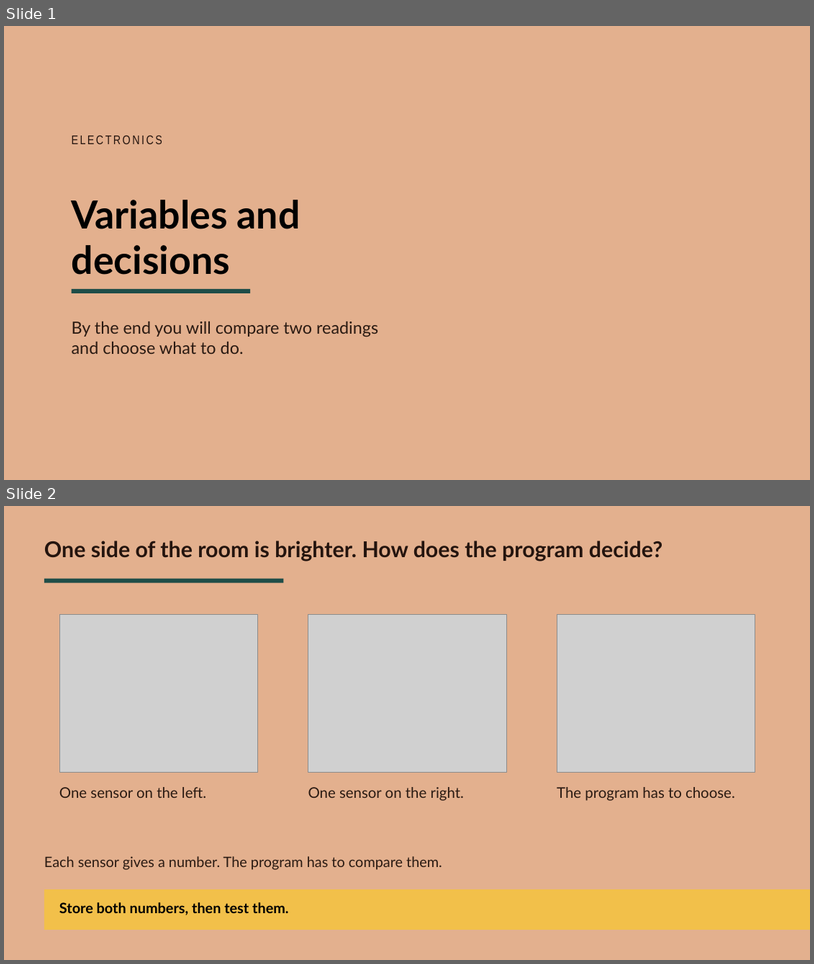
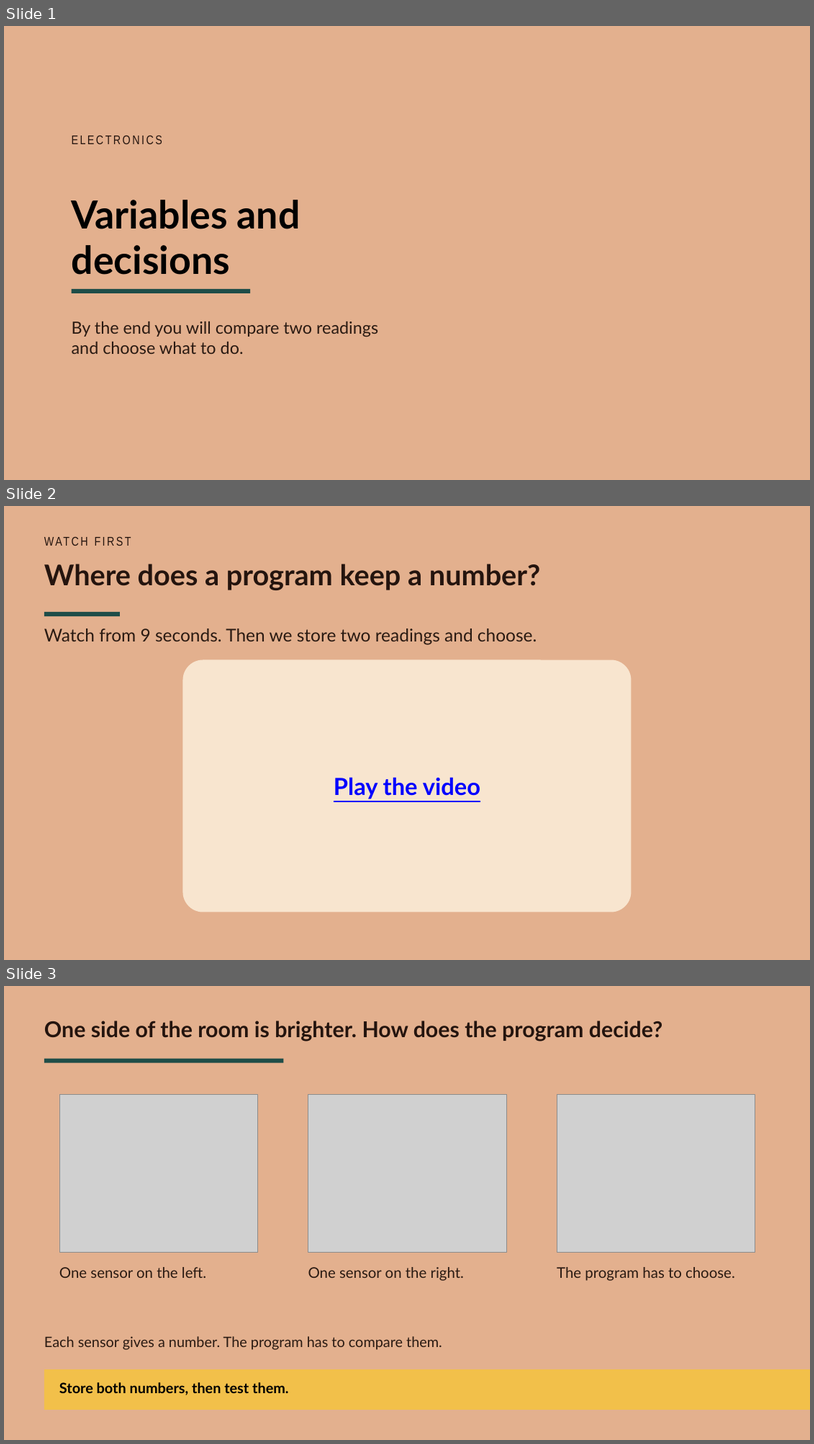
Before and after one commit to beatsaway/luacslides, a slide deck: v2025/Y7-6-Variables-and-decisions.pptx. Shown one above the other, each under a label of ours: slides 1 and 2 before the commit, slides 1, 2 and 3 after it. The pictures are 814x964 and 814x1444 pixels, drawn with LibreOffice and Linux fonts; fonts in the diff are those of the drawing; grey boxes stand for pictures; background and template pictures are left out. Boxes give left, top, right and bottom in pixels: in the first picture for what was removed or moved away, otherwise in the second. Text is boxed around its words. In the diff, an @@ line names an element or a change of style, - is before the commit and + after.

```diff
--- a/v2025/Y7-6-Variables-and-decisions.pptx
+++ b/v2025/Y7-6-Variables-and-decisions.pptx
@@ slide 2 added at (4,506,810,960), background #E3B08E @@
@@ text added at (44,534,771,551), 15 pt, text #24140E @@
+WATCH FIRST
@@ text added at (44,564,541,590), 34 pt, text #24140E, bold @@
+Where does a program keep a number?
@@ rectangle added at (44,612,120,616), fill #1E4D48 @@
@@ text added at (44,628,537,645), 21 pt, text #2A1A12 @@
+Watch from 9 seconds. Then we store two readings and choose.
@@ rounded rectangle added at (183,659,632,912), fill #F8E5CF, 28 pt, text #0000FF, bold, underline @@
+Play the video
@@ what was slide 2 is now slide 3 @@
```
Also in this commit, not shown: 7 other files.
